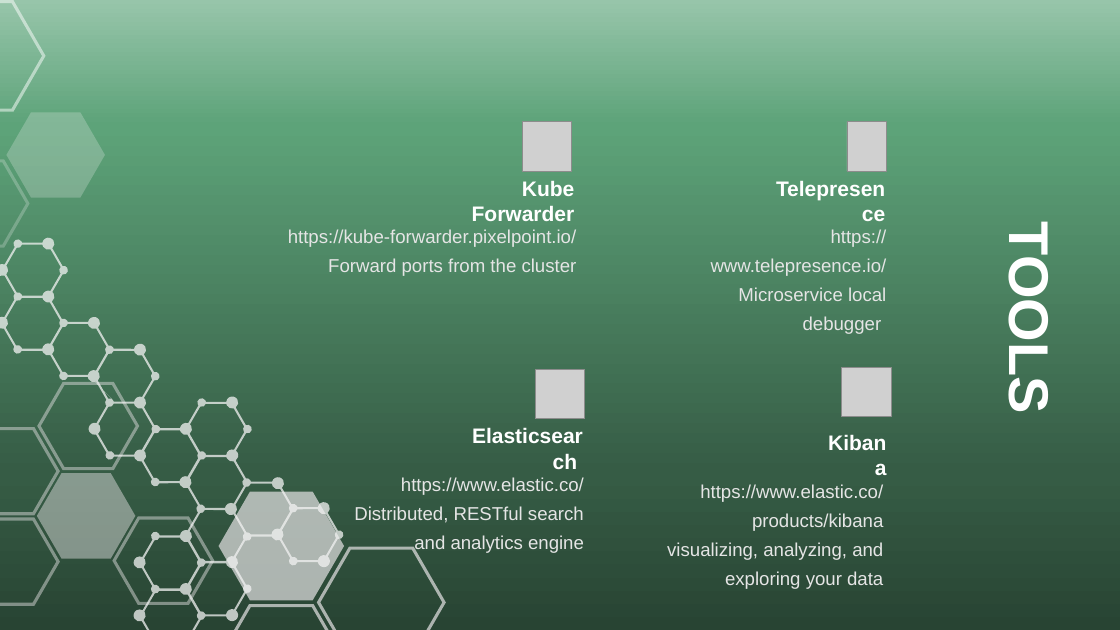
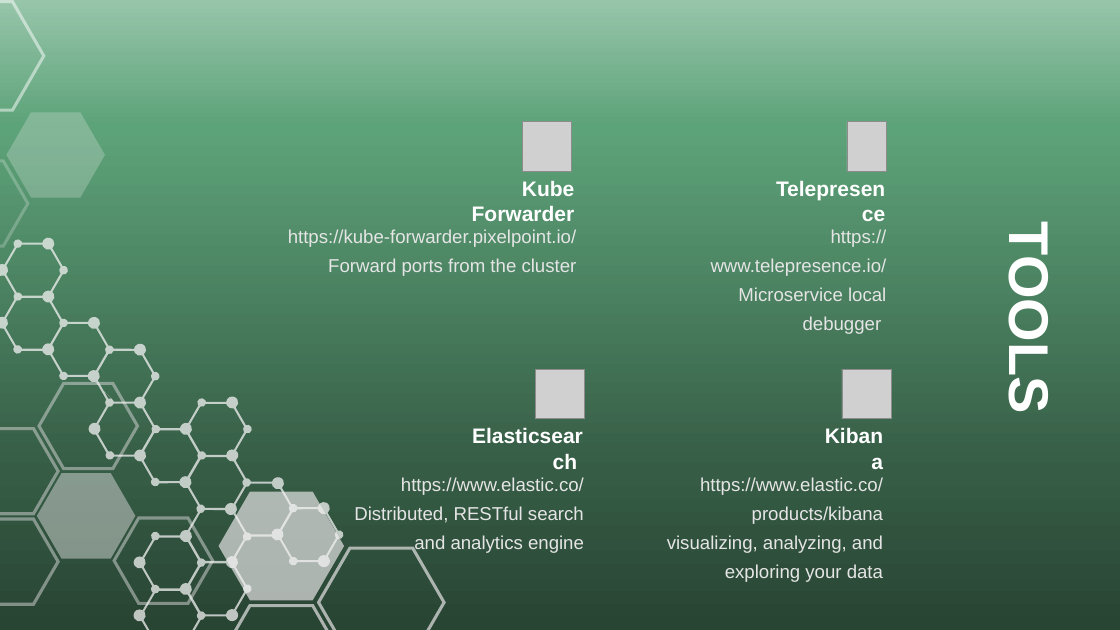
Before and after one commit to egytom/JunctionX-OTP, a slide deck: slide 7 of code-mates.pptx. Drawn at 1120x630 pixels with LibreOffice and Linux fonts; fonts in the diff are those of the drawing; grey boxes stand for pictures. Boxes give left, top, right and bottom in pixels: in the first picture for what was removed or moved away, otherwise in the second. Text is boxed around its words. In the diff, an @@ line names an element or a change of style, - is before the commit and + after.

Commit message:
Fix presentation layout misplace

```diff
--- a/code-mates.pptx
+++ b/code-mates.pptx
@@ text "Kibana" moved from (x1=818, y1=426, x2=895, y2=460) to (x1=814, y1=419, x2=891, y2=453) @@
@@ text "https://www.elastic.co/products/kibana" moved from (x1=667, y1=484, x2=883, y2=589) to (x1=667, y1=477, x2=883, y2=582) @@
```
